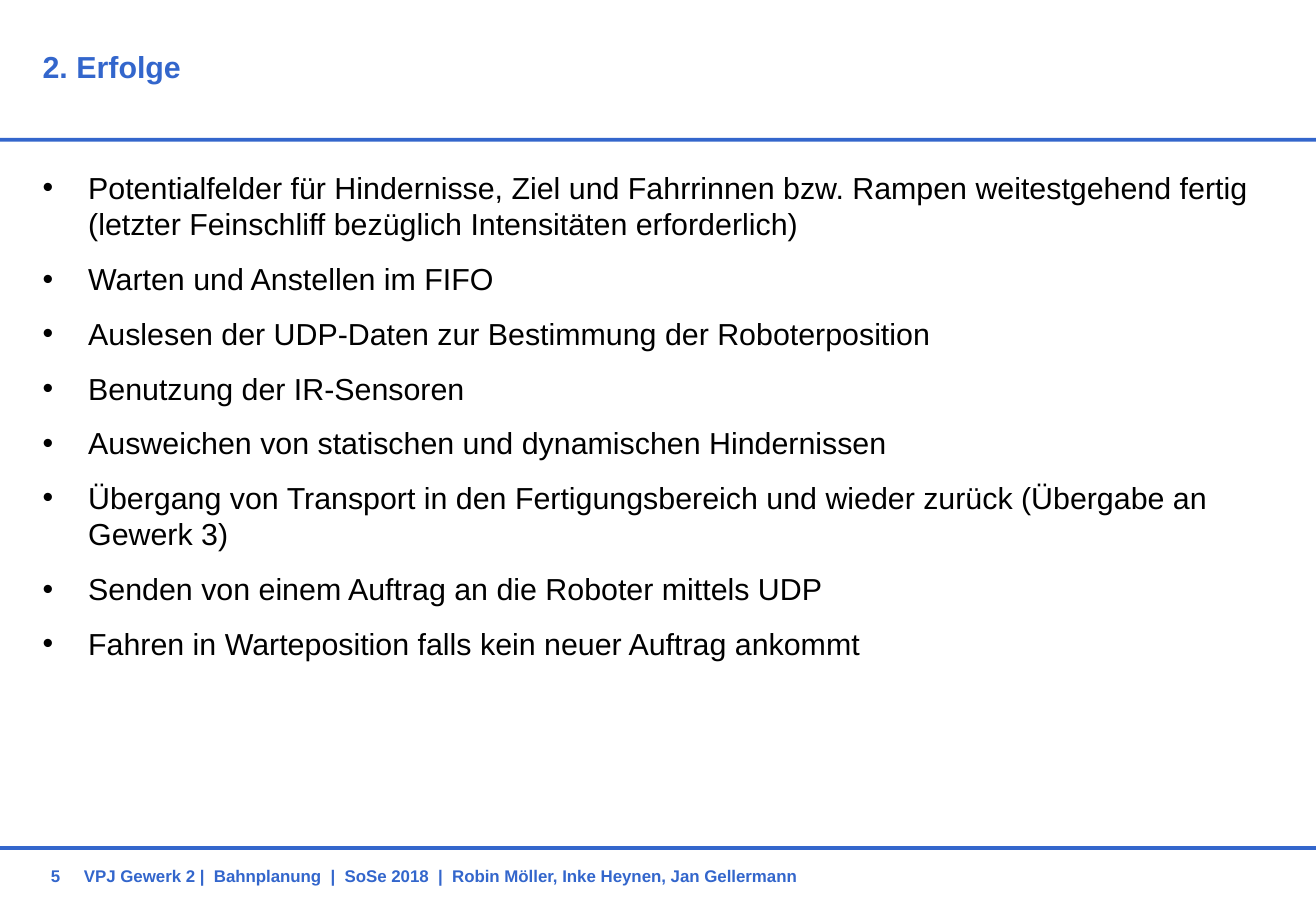
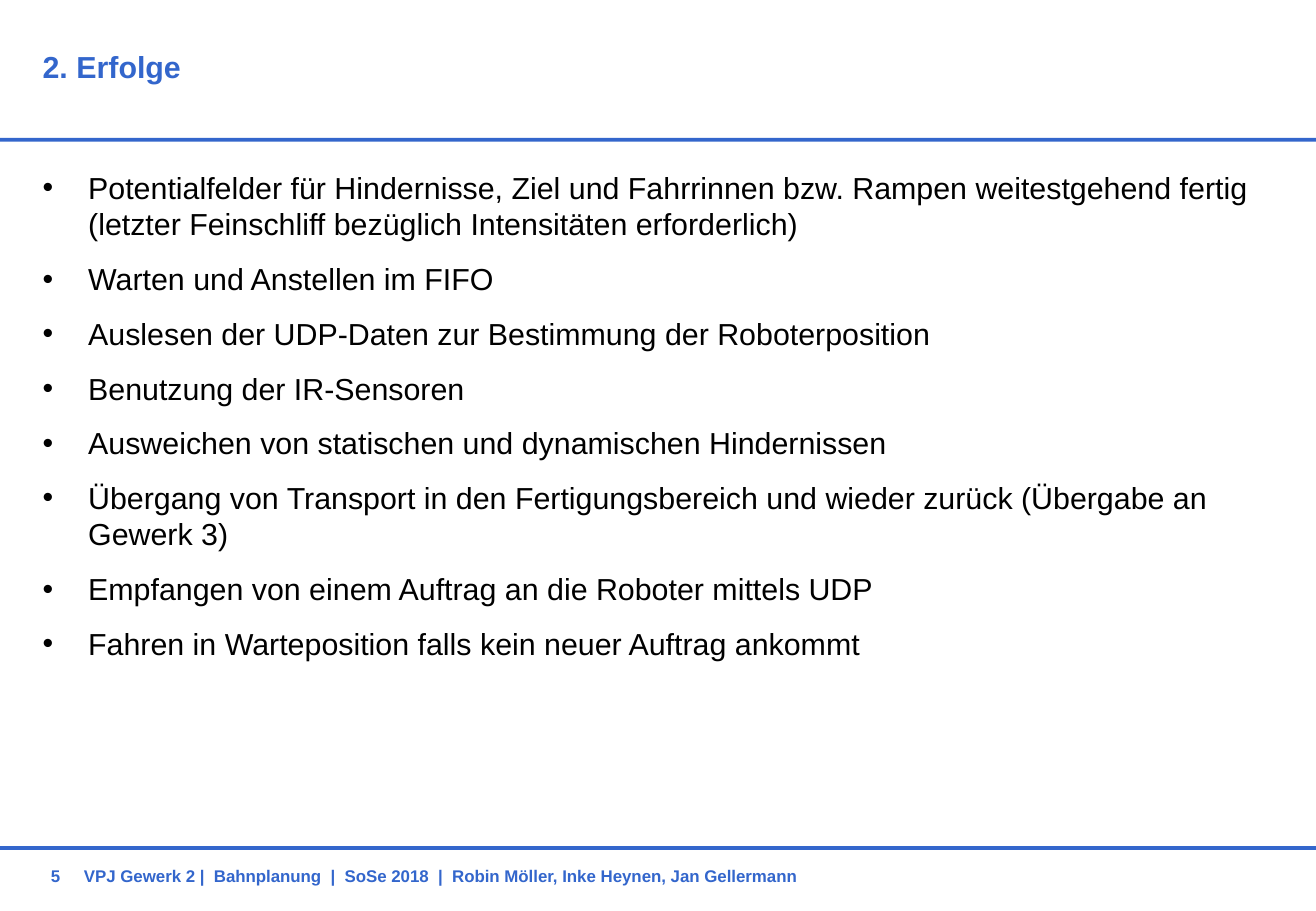
Before and after one commit to RobinMoeller/VPJ-Gewerk-2, a slide deck: slide 5 of Zwischenpräsi.pptx. Drawn at 1316x911 pixels with LibreOffice and Linux fonts; fonts in the diff are those of the drawing; background and template pictures are left out. Boxes give left, top, right and bottom in pixels: in the first picture for what was removed or moved away, otherwise in the second. Text is boxed around its words. In the diff, an @@ line names an element or a change of style, - is before the commit and + after.

```diff
--- a/Zwischenpräsi.pptx
+++ b/Zwischenpräsi.pptx
@@ text at <box>88,578,873,606</box>: text changed @@
-• Senden von einem Auftrag an die Roboter mittels UDP
+• Empfangen von einem Auftrag an die Roboter mittels UDP
```
Also in this commit, not shown: 3 other slides changed, 3 other files.
